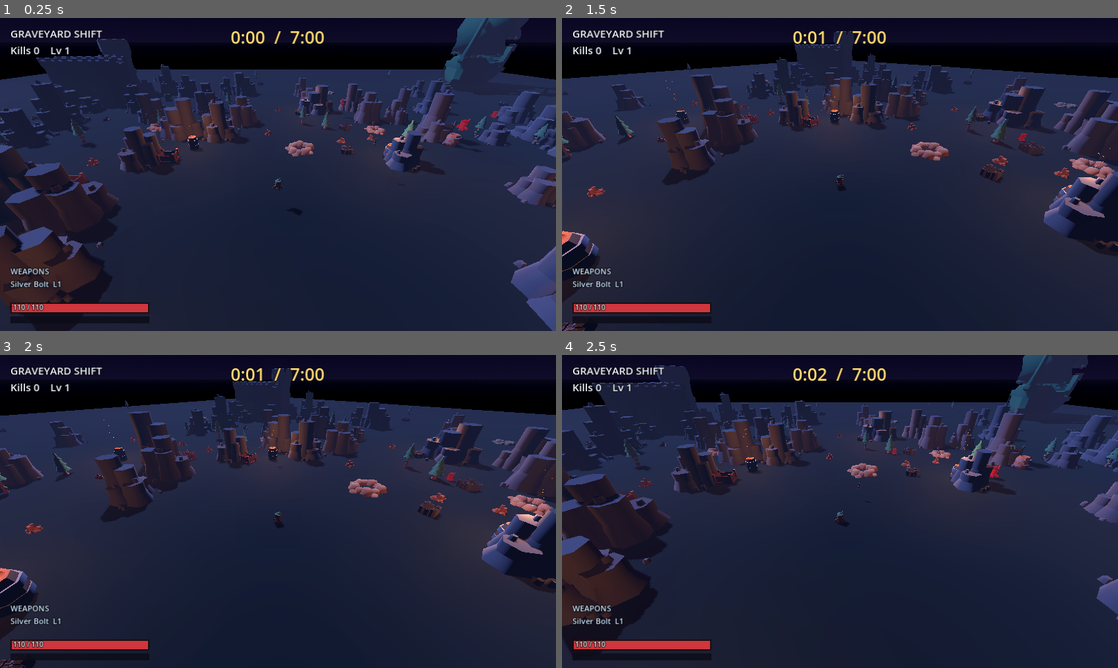
Above: before the commit, frames 1-4 (two rows, left to right).
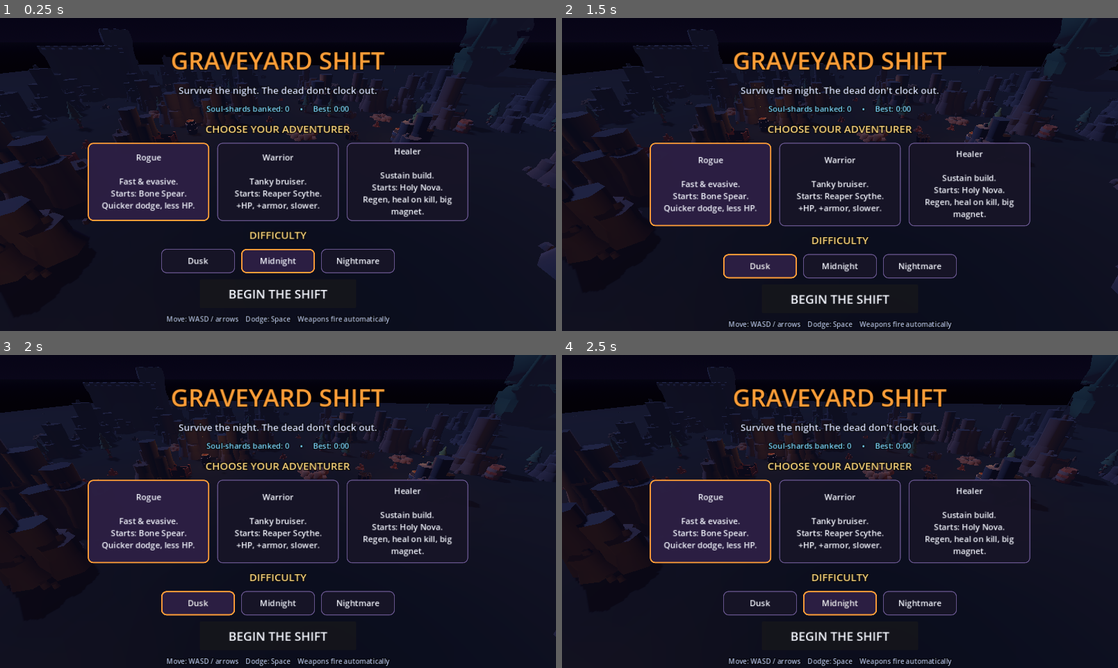
Above: after the commit, the same moments.

Repository: BVTECHLLC/Pulse
Game: Godot game, scene res://scenes/Main.tscn
Two runs of this game, one before a commit and one after it. Both use one fixed random seed, a clock stepped at 60 frames per second and the inputs below.
Inputs (mouse positions are in pixels of both pictures, inside the frame that each line leads up to):
- Up to frame 1 (0.25 s): no input
- Up to frame 2 (1.5 s): click (762, 262) at 0.5 s, where only the run after the commit has a clickable "Dusk"; click (762, 265) at 1.25 s, where only the run after the commit has a clickable "Dusk"
- Up to frame 3 (2 s): no input
- Up to frame 4 (2.5 s): click (840, 602) at 2 s, where only the run after the commit has a clickable "Midnight"

The runs differ from the first frame. In frame 1, 60% of the frame differs, in the area x 0-100%, y 0-100%; in frame 2, 44%; in frame 3, 44%; in frame 4, 43%.

Commit message:
Graveyard Shift: main menu + class selection + 3 difficulties
- Main menu (menu.gd): title, pick one of three classes, pick a
  difficulty, see banked soul-shards + best time, then "Begin the shift".
  The graveyard slowly orbits behind the menu.
- Classes (player.apply_class): Rogue (fast, quick dodge, Bone Spear),
  Warrior (tanky, +armor, Reaper Scythe), Healer (regen + heal-on-kill +
  big magnet, Holy Nova) — each starts with a different weapon + stats.
- Difficulty (Dusk / Midnight / Nightmare) scales enemy HP, spawn rate,
  contact damage, and the soul-shard reward.
- Run/menu/over state machine; death or dawn returns to the menu.

Validated: clean import + runtime; menu + gameplay rendered under software
GL; web build re-exported with cache-busting (v=60c5c683).

Co-Authored-By: Claude Opus 4.8 <noreply@anthropic.com>
Claude-Session: https://claude.ai/code/session_01CJD2Kg1o8mxNhs1cARgnbC

Diff:
--- a/opspilot/games/graveyard-shift-godot/scripts/enemy.gd
+++ b/opspilot/games/graveyard-shift-godot/scripts/enemy.gd
@@ -85,7 +85,7 @@
 		# contact damage
 		if dist < 1.6 and touch_cd <= 0.0:
 			if game.player.has_method("take_damage"):
-				game.player.take_damage(6.0)
+				game.player.take_damage(6.0 * game.diff_dmg)
 			touch_cd = 1.0
 			if anim and anim.has_animation("attack-melee-right"):
 				anim.play("attack-melee-right", 0.1, 1.6)
--- a/opspilot/games/graveyard-shift-godot/scripts/game.gd
+++ b/opspilot/games/graveyard-shift-godot/scripts/game.gd
@@ -10,7 +10,7 @@
 var hud: CanvasLayer
 var rng := RandomNumberGenerator.new()
 
-var state := "play"        # "play" | "over"
+var state := "menu"        # "menu" | "play" | "over"
 var run_time := 0.0
 var dawn := 420.0          # survive 7:00 to win
 var kills := 0
@@ -18,6 +18,27 @@
 var enemies: Array = []
 var gems: Array = []
 
+# chosen at the main menu
+var chosen_class := "rogue"
+var chosen_diff := "mid"
+var menu: CanvasLayer
+# difficulty multipliers (set by _apply_difficulty)
+var diff_hp := 1.0
+var diff_spawn := 1.0
+var diff_dmg := 1.0
+var diff_reward := 1.0
+
+const DIFFS := {
+	"dusk":      {"name": "Dusk",      "hp": 0.8, "spawn": 1.3,  "dmg": 0.75, "reward": 0.8},
+	"mid":       {"name": "Midnight",  "hp": 1.0, "spawn": 1.0,  "dmg": 1.0,  "reward": 1.0},
+	"nightmare": {"name": "Nightmare", "hp": 1.5, "spawn": 0.72, "dmg": 1.3,  "reward": 1.7},
+}
+const CLASSES := {
+	"rogue":   {"name": "Rogue",   "blurb": "Fast & evasive.\nStarts: Bone Spear.\nQuicker dodge, less HP."},
+	"warrior": {"name": "Warrior", "blurb": "Tanky bruiser.\nStarts: Reaper Scythe.\n+HP, +armor, slower."},
+	"healer":  {"name": "Healer",  "blurb": "Sustain build.\nStarts: Holy Nova.\nRegen, heal on kill, big magnet."},
+}
+
 # follow camera (decoupled from the hero so facing doesn't spin the view)
 var cam_rig: Node3D
 var cam: Camera3D
@@ -33,11 +54,41 @@
 	rng.randomize()
 	_build_environment()
 	_build_camera()
+	if "--shot" in OS.get_cmdline_user_args():
+		start_run("rogue", "mid")   # dev render skips the menu
+	else:
+		_show_menu()
+
+func _show_menu() -> void:
+	state = "menu"
+	menu = CanvasLayer.new()
+	menu.set_script(load("res://scripts/menu.gd"))
+	add_child(menu)
+	menu.open(self)
+	Input.mouse_mode = Input.MOUSE_MODE_VISIBLE
+
+func start_run(class_id: String, diff_id: String) -> void:
+	chosen_class = class_id
+	chosen_diff = diff_id
+	_apply_difficulty(diff_id)
+	if menu and is_instance_valid(menu):
+		menu.queue_free()
 	_spawn_player()
 	_build_hud()
+	run_time = 0.0
+	kills = 0
 	for i in 3:
 		_spawn_enemy()
 	spawn_timer = 2.5   # brief calm before the swarm builds
+	state = "play"
+	Input.mouse_mode = Input.MOUSE_MODE_CAPTURED
+
+func _apply_difficulty(diff_id: String) -> void:
+	var d = DIFFS.get(diff_id, DIFFS["mid"])
+	diff_hp = d["hp"]
+	diff_spawn = d["spawn"]
+	diff_dmg = d["dmg"]
+	diff_reward = d["reward"]
 
 # --------------------------------------------------------------------------- #
 # World
@@ -246,7 +297,7 @@
 	add_child(player)
 	player.game = self
 	player.setup()
-	player.add_weapon("bolt")
+	player.apply_class(chosen_class)
 
 	# small persistent bonus from banked soul-shards (meta-progression)
 	var meta := _load_save()
@@ -283,6 +334,18 @@
 		if is_instance_valid(t):
 			t.light_energy = 2.3 + sin(tnow * 9.0 + i * 1.7) * 0.35 + rng.randf_range(-0.15, 0.15)
 
+	if state == "menu":
+		cam_yaw += delta * 0.07   # slow orbit over the graveyard behind the menu
+		if cam_rig:
+			cam_rig.global_position = cam_rig.global_position.lerp(Vector3.ZERO, 2.0 * delta)
+			cam_rig.rotation.y = cam_yaw
+		if "--menushot" in OS.get_cmdline_user_args() and _frame == 70:
+			var mimg := get_viewport().get_texture().get_image()
+			mimg.save_png("user://gys_menu.png")
+			print("MENU_SHOT: ", OS.get_user_data_dir(), "/gys_menu.png")
+			get_tree().quit()
+		return
+
 	if cam_rig and is_instance_valid(player):
 		cam_rig.global_position = cam_rig.global_position.lerp(player.global_position, 8.0 * delta)
 		cam_rig.rotation.y = cam_yaw
@@ -301,7 +364,7 @@
 		var burst: int = 1 + int(run_time / 70.0)
 		for b in burst:
 			_spawn_enemy()
-		spawn_timer = max(0.45, 1.7 - run_time * 0.0016)
+		spawn_timer = max(0.45, 1.7 - run_time * 0.0016) * diff_spawn
 
 	if run_time >= dawn:
 		_win()
@@ -343,7 +406,7 @@
 	var r := rng.randf_range(22.0, 34.0)
 	e.position = player.position + Vector3(cos(a) * r, 0.5, sin(a) * r)
 	e.game = self
-	e.max_hp = 12.0 + run_time * 0.8
+	e.max_hp = (12.0 + run_time * 0.8) * diff_hp
 	# occasional heavy "tomb-brute"
 	if rng.randf() < 0.12 + run_time * 0.0003:
 		e.max_hp *= 2.4
@@ -466,6 +529,8 @@
 # --------------------------------------------------------------------------- #
 func on_enemy_killed(pos: Vector3) -> void:
 	kills += 1
+	if is_instance_valid(player) and player.heal_on_kill > 0.0:
+		player.hp = min(player.max_hp, player.hp + player.heal_on_kill)
 	var val := 1
 	if kills % 12 == 0:
 		val = 5   # occasional rich shard
@@ -562,7 +627,7 @@
 
 func _end(victory: bool) -> void:
 	state = "over"
-	var earned: int = kills + int(run_time / 8.0) + (120 if victory else 0)
+	var earned: int = int((kills + int(run_time / 8.0) + (120 if victory else 0)) * diff_reward)
 	var meta := _load_save()
 	meta["shards"] = int(meta.get("shards", 0)) + earned
 	meta["best_time"] = max(float(meta.get("best_time", 0.0)), run_time)
--- /dev/null
+++ b/opspilot/games/graveyard-shift-godot/scripts/menu.gd
@@ -0,0 +1,118 @@
+extends CanvasLayer
+# Main menu: title, pick a class, pick a difficulty, see banked soul-shards, and
+# begin the run. The graveyard slowly orbits behind it (camera handled by game).
+
+var game: Node
+var sel_class := "rogue"
+var sel_diff := "mid"
+var _class_btns := {}
+var _diff_btns := {}
+
+func open(g: Node) -> void:
+	game = g
+	layer = 10
+	_build()
+
+func _build() -> void:
+	var dim := ColorRect.new()
+	dim.color = Color(0.02, 0.01, 0.05, 0.55)
+	dim.anchor_right = 1.0
+	dim.anchor_bottom = 1.0
+	add_child(dim)
+
+	var root := VBoxContainer.new()
+	root.anchor_left = 0.5
+	root.anchor_right = 0.5
+	root.anchor_top = 0.08
+	root.offset_left = -470
+	root.offset_right = 470
+	root.add_theme_constant_override("separation", 14)
+	root.alignment = BoxContainer.ALIGNMENT_CENTER
+	add_child(root)
+
+	root.add_child(_title("GRAVEYARD SHIFT", 56, Color(1.0, 0.62, 0.22)))
+	root.add_child(_title("Survive the night. The dead don't clock out.", 22, Color(0.85, 0.88, 1.0)))
+
+	var meta: Dictionary = game._load_save()
+	root.add_child(_title("Soul-shards banked: %d     •     Best: %s" % [
+		int(meta.get("shards", 0)), _fmt(float(meta.get("best_time", 0.0)))], 18, Color(0.5, 0.85, 1.0)))
+
+	root.add_child(_title("CHOOSE YOUR ADVENTURER", 24, Color(1.0, 0.85, 0.5)))
+	var classes := HBoxContainer.new()
+	classes.add_theme_constant_override("separation", 18)
+	classes.alignment = BoxContainer.ALIGNMENT_CENTER
+	root.add_child(classes)
+	for id in game.CLASSES.keys():
+		var c = game.CLASSES[id]
+		var b := _card("%s\n\n%s" % [c["name"], c["blurb"]], Vector2(280, 180))
+		b.pressed.connect(func(): sel_class = id; _restyle())
+		_class_btns[id] = b
+		classes.add_child(b)
+
+	root.add_child(_title("DIFFICULTY", 24, Color(1.0, 0.85, 0.5)))
+	var diffs := HBoxContainer.new()
+	diffs.add_theme_constant_override("separation", 14)
+	diffs.alignment = BoxContainer.ALIGNMENT_CENTER
+	root.add_child(diffs)
+	for id in game.DIFFS.keys():
+		var d = game.DIFFS[id]
+		var b := _card(str(d["name"]), Vector2(170, 56))
+		b.pressed.connect(func(): sel_diff = id; _restyle())
+		_diff_btns[id] = b
+		diffs.add_child(b)
+
+	var begin := _card("BEGIN THE SHIFT", Vector2(360, 66))
+	begin.add_theme_font_size_override("font_size", 28)
+	begin.pressed.connect(func(): game.start_run(sel_class, sel_diff))
+	var hb := HBoxContainer.new()
+	hb.alignment = BoxContainer.ALIGNMENT_CENTER
+	hb.add_child(begin)
+	root.add_child(hb)
+
+	root.add_child(_title("Move: WASD / arrows    Dodge: Space    Weapons fire automatically", 16, Color(0.7, 0.75, 0.9)))
+	_restyle()
+
+func _title(t: String, size: int, col: Color) -> Label:
+	var l := Label.new()
+	l.text = t
+	l.horizontal_alignment = HORIZONTAL_ALIGNMENT_CENTER
+	l.add_theme_font_size_override("font_size", size)
+	l.add_theme_color_override("font_color", col)
+	l.add_theme_color_override("font_outline_color", Color(0, 0, 0, 0.9))
+	l.add_theme_constant_override("outline_size", 7)
+	return l
+
+func _card(text: String, size: Vector2) -> Button:
+	var b := Button.new()
+	b.text = text
+	b.custom_minimum_size = size
+	b.autowrap_mode = TextServer.AUTOWRAP_WORD_SMART
+	b.add_theme_font_size_override("font_size", 19)
+	b.add_theme_color_override("font_color", Color(0.96, 0.97, 1.0))
+	return b
+
+func _style(selected: bool) -> StyleBoxFlat:
+	var sb := StyleBoxFlat.new()
+	sb.bg_color = Color(0.17, 0.12, 0.26, 0.98) if selected else Color(0.09, 0.08, 0.15, 0.95)
+	sb.border_color = Color(1.0, 0.62, 0.22) if selected else Color(0.4, 0.33, 0.55)
+	sb.set_border_width_all(3 if selected else 2)
+	sb.set_corner_radius_all(12)
+	sb.set_content_margin_all(12)
+	return sb
+
+func _restyle() -> void:
+	for id in _class_btns:
+		var sb := _style(id == sel_class)
+		_class_btns[id].add_theme_stylebox_override("normal", sb)
+		_class_btns[id].add_theme_stylebox_override("hover", sb)
+		_class_btns[id].add_theme_stylebox_override("pressed", sb)
+		_class_btns[id].add_theme_stylebox_override("focus", sb)
+	for id in _diff_btns:
+		var sb := _style(id == sel_diff)
+		_diff_btns[id].add_theme_stylebox_override("normal", sb)
+		_diff_btns[id].add_theme_stylebox_override("hover", sb)
+		_diff_btns[id].add_theme_stylebox_override("pressed", sb)
+		_diff_btns[id].add_theme_stylebox_override("focus", sb)
+
+func _fmt(t: float) -> String:
+	return "%d:%02d" % [int(t) / 60, int(t) % 60]
--- a/opspilot/games/graveyard-shift-godot/scripts/player.gd
+++ b/opspilot/games/graveyard-shift-godot/scripts/player.gd
@@ -26,8 +26,10 @@
 var xp_need := 6
 var pending_levels := 0
 
+var heal_on_kill := 0.0
 var invuln := 0.0
 var dodge_cd := 0.0
+var dodge_cd_max := 1.4
 var dodge_t := 0.0
 var _dodge_dir := Vector3.ZERO
 var _face := 0.0
@@ -41,6 +43,28 @@
 			if anim.has_animation(a):
 				anim.get_animation(a).loop_mode = Animation.LOOP_LINEAR
 		_play("idle")
+
+func apply_class(id: String) -> void:
+	match id:
+		"rogue":
+			max_hp = 95.0
+			move_mult = 1.18
+			dodge_cd_max = 0.95
+			add_weapon("spear")
+		"warrior":
+			max_hp = 155.0
+			armor = 3.0
+			move_mult = 0.95
+			add_weapon("scythe")
+		"healer":
+			max_hp = 115.0
+			regen = 1.5
+			pickup_range = 6.5
+			heal_on_kill = 3.0
+			add_weapon("nova")
+		_:
+			add_weapon("bolt")
+	hp = max_hp
 
 func add_weapon(id: String) -> void:
 	if has_weapon(id):
@@ -104,7 +128,7 @@
 	if Input.is_key_pressed(KEY_SPACE) and dodge_cd <= 0.0:
 		_dodge_dir = dir if dir.length() > 0.1 else Vector3(sin(_face), 0, cos(_face))
 		dodge_t = 0.22
-		dodge_cd = 1.4
+		dodge_cd = dodge_cd_max
 		invuln = max(invuln, 0.34)
 
 	if dodge_t > 0.0:
Not shown, changed: opspilot/games/graveyard-3d/index.html
Not shown, changed: opspilot/games/graveyard-3d/index.pck
